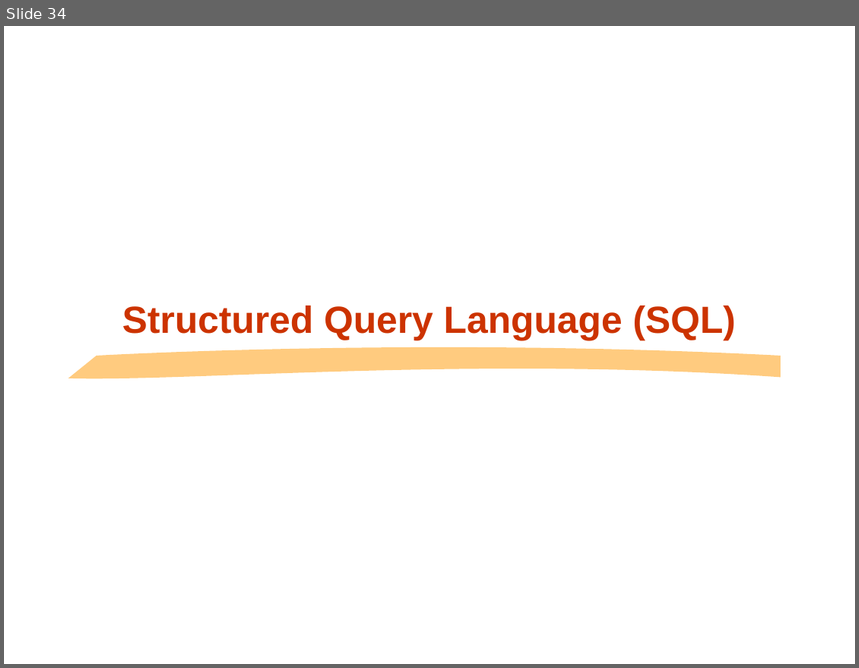
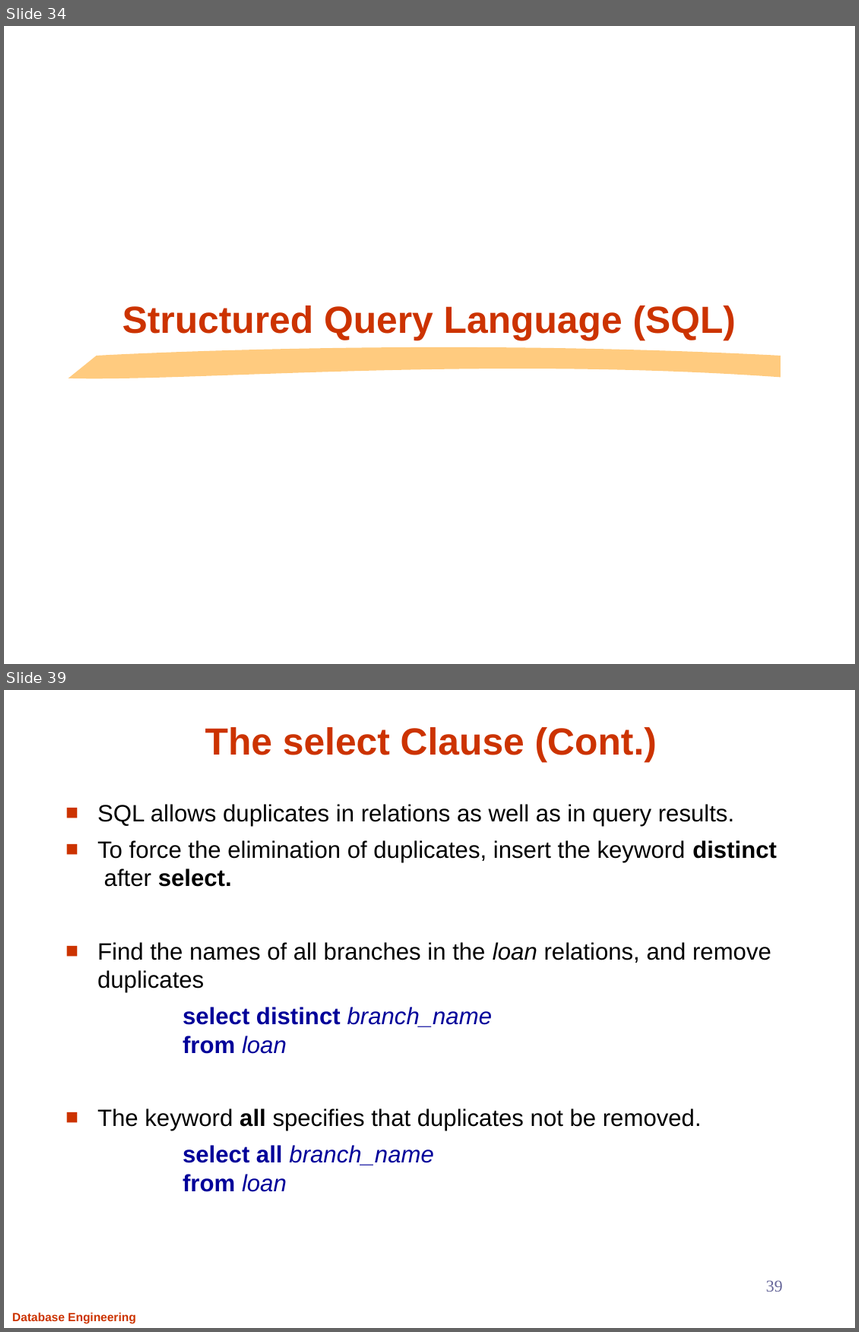
Before and after one commit to Aashishsharma/Learnings, a slide deck: RDBMS/DB.pptx. Shown one above the other, each under a label of ours: slide 34 before the commit, slides 34 and 39 after it; the slides between them are not shown. The pictures are 859x668 and 859x1332 pixels, drawn with LibreOffice and Linux fonts; fonts in the diff are those of the drawing; background and template pictures are left out. Boxes give left, top, right and bottom in pixels: in the first picture for what was removed or moved away, otherwise in the second. Text is boxed around its words. In the diff, an @@ line names an element or a change of style, - is before the commit and + after.

```diff
--- a/RDBMS/DB.pptx
+++ b/RDBMS/DB.pptx
@@ slide 39 added at (x1=4, y1=690, x2=855, y2=1328), background #FFFFFF @@
@@ title added at (x1=205, y1=727, x2=657, y2=763), 32 pt, text #CC3300, bold @@
+The select Clause (Cont.)
@@ text added at (x1=97, y1=804, x2=777, y2=1192), 20 pt, text #000000 @@
+■ SQL allows duplicates in relations as well as in query results.
+■ To force the elimination of duplicates, insert the keyword distinct after select.
+■ Find the names of all branches in the loan relations, and remove duplicates
+select distinct branch_name
+from loan
+■ The keyword all specifies that duplicates not be removed.
+select all branch_name
+from loan
@@ page number added at (x1=766, y1=1281, x2=783, y2=1292), 14 pt, text #666699 @@
+39
@@ text added at (x1=12, y1=1312, x2=136, y2=1324), 10 pt, text #CC3300, bold @@
+Database Engineering
```
Also in this commit, not shown: 66 other slides added, 1 other file.
